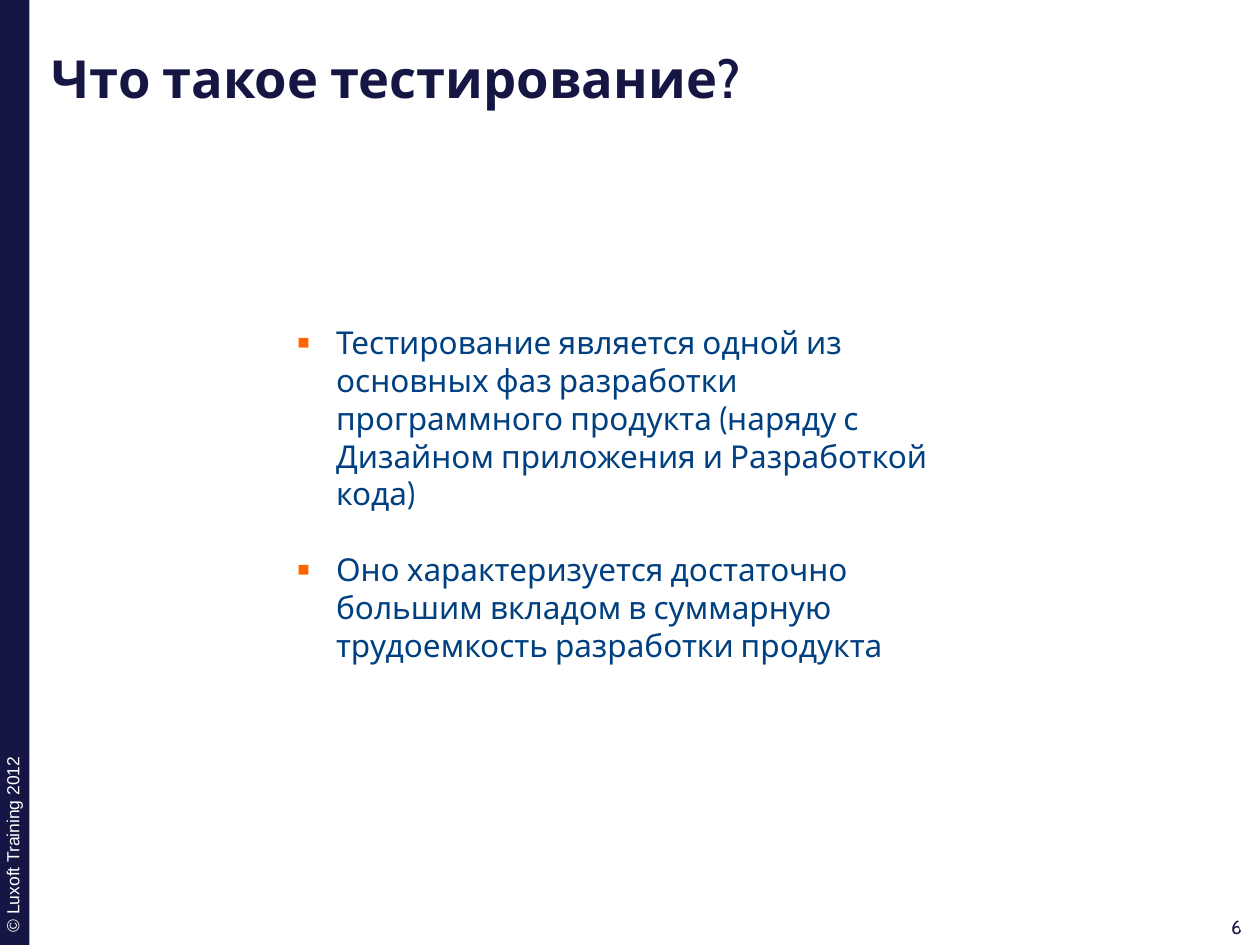
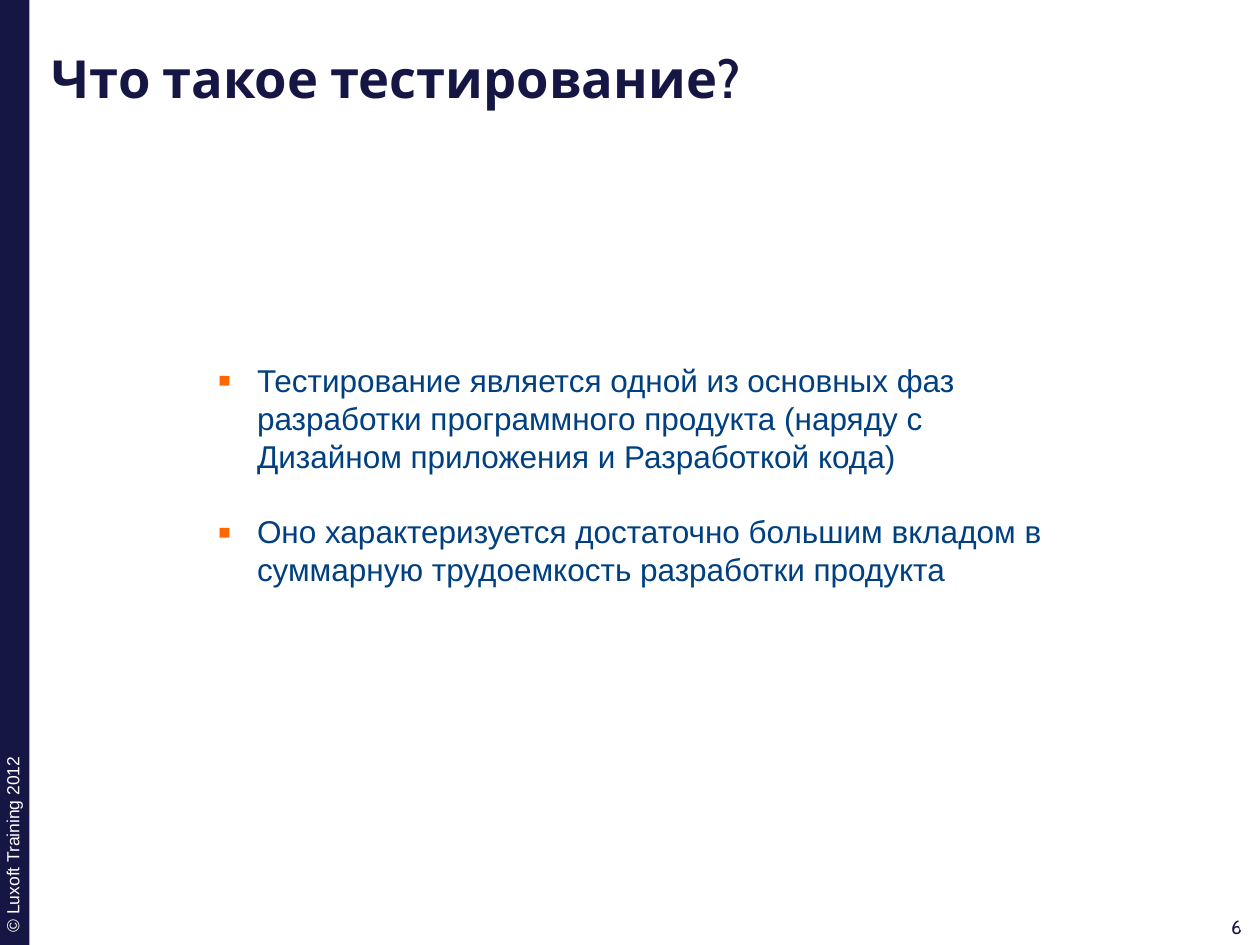
Before and after one commit to ivan-dyachenko/Trainings, a slide deck: slide 6 of Test Driven Development/materials/pptx/0. TDD-Why.pptx. Drawn at 1260x945 pixels with LibreOffice and Linux fonts; fonts in the diff are those of the drawing; background and template pictures are left out. Boxes give left, top, right and bottom in pixels: in the first picture for what was removed or moved away, otherwise in the second. Text is boxed around its words. In the diff, an @@ line names an element or a change of style, - is before the commit and + after.

```diff
--- a/Test Driven Development/materials/pptx/0. TDD-Why.pptx
+++ b/Test Driven Development/materials/pptx/0. TDD-Why.pptx
@@ text "Тестирование является одной из основных ...": place and size @@
-text "Тестирование является одной из основных ..." at [336,330,927,665]
+text "Тестирование является одной из основных ..." at [257,368,1042,587]
@@ text "Тестирование является одной из основных ..." at [257,368,1042,587]: font Cabin to Arial @@
```
Also in this commit, not shown: 18 other slides changed, 1 slide added, 1 slide removed, 13 other files.
